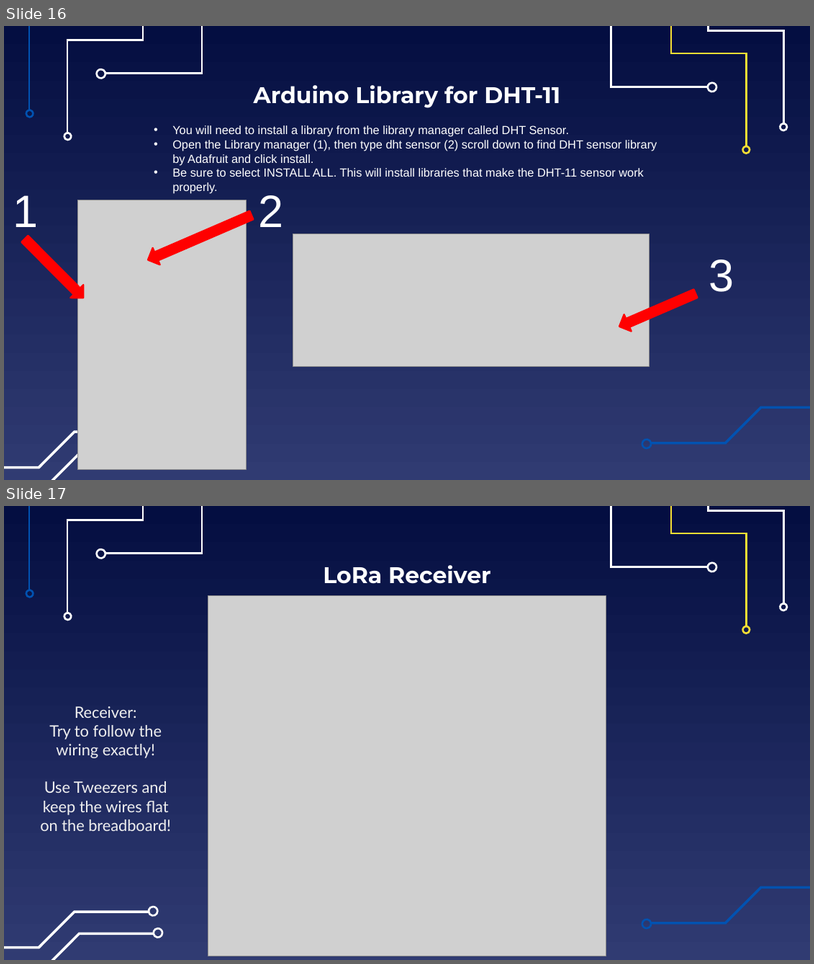
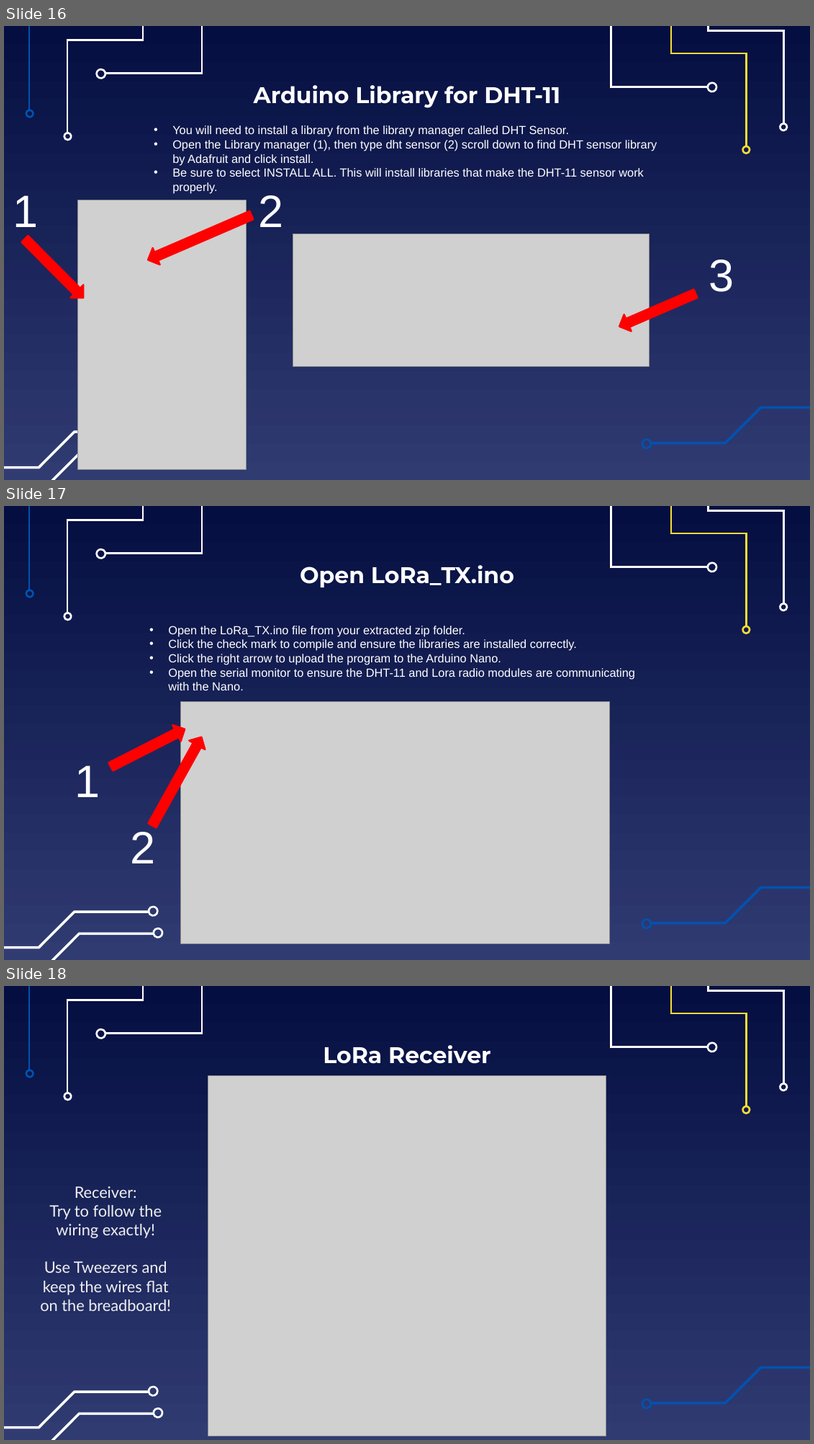
Before and after one commit to EELabMan/LoRa, a slide deck: Lora.pptx. Shown one above the other, each under a label of ours: slides 16 and 17 before the commit, slides 16, 17 and 18 after it. The pictures are 814x964 and 814x1444 pixels, drawn with LibreOffice and Linux fonts; fonts in the diff are those of the drawing; grey boxes stand for pictures. Boxes give left, top, right and bottom in pixels: in the first picture for what was removed or moved away, otherwise in the second. Text is boxed around its words. In the diff, an @@ line names an element or a change of style, - is before the commit and + after.

Commit message:
added LoRa TX instructions

```diff
--- a/Lora.pptx
+++ b/Lora.pptx
@@ slide 17 added at [4,506,810,960], background gradient #040E41 to #303B72; not listed: 18 template elements that a slide beside it also shows @@
@@ title added at [300,565,514,587], 27 pt, text #FFFFFF, bold @@
+Open LoRa_TX.ino
@@ text added at [168,626,635,690], 14 pt, text #FFFFFF @@
+• Open the LoRa_TX.ino file from your extracted zip folder.
+• Click the check mark to compile and ensure the libraries are installed correctly.
+• Click the right arrow to upload the program to the Arduino Nano.
+• Open the serial monitor to ensure the DHT-11 and Lora radio modules are communicating with the Nano.
@@ left arrow added at [107,721,189,775], fill #FF0000, outline #FF0000 2 pt @@
@@ picture added at [180,701,610,943] @@
@@ left arrow added at [144,733,209,830], fill #FF0000, outline #FF0000 2 pt @@
@@ text added at [75,765,100,797], 54 pt, text #FFFFFF @@
+1
@@ text added at [130,831,155,863], 54 pt, text #FFFFFF @@
+2
@@ what was slide 17 is now slide 18 @@
```
